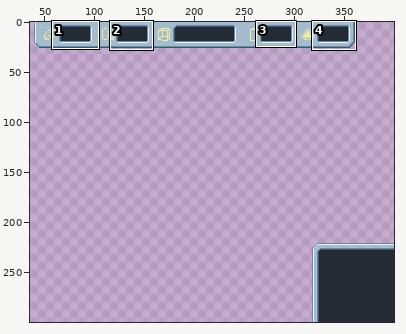
One commit to this sprite sheet: data/images/space-ui.png. The first picture is a wide view before the edit; the outline marks the close-up.
Close-up. Before:
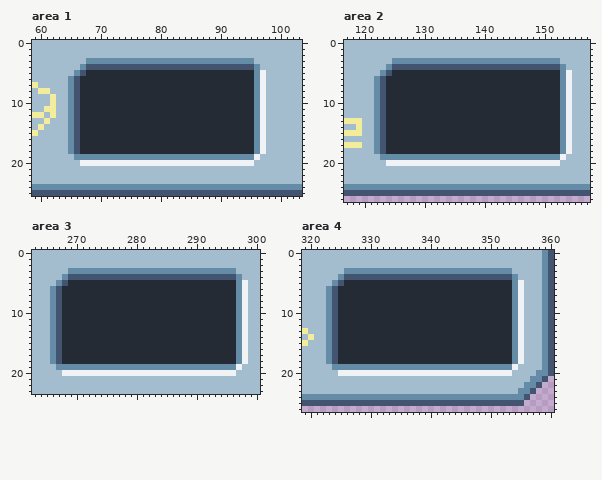
The file is 400x300 pixels. Shown: area 1: x 59..103, y 0..25; area 2: x 117..157, y 0..26; area 3: x 263..300, y 0..23; area 4: x 319..360, y 0..26. The wide view leaves out empty margins. The commit also changed other parts of the picture, which this record leaves out.
And afterwards:
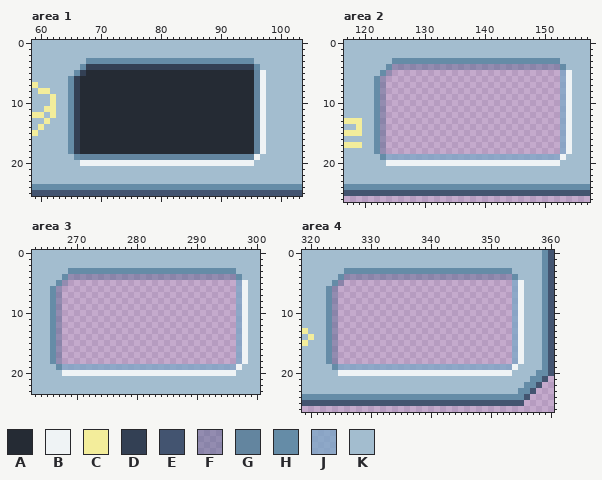
Palette (. is transparent): A #252b34  B #eff3f5  C #f3ed9b  D #334054  E #435470  F #49608666  G #63859f  H #658ca7  J #7aa7c7bb  K #a3bdcf
What changed:
Changed rows in their new state; - is an unchanged pixel.
Area 1:
first column x 66:
 4 --DDDDDDDDDDDDDDDDDDDDDDDDDDDD-
 5 -D----------------------------G
 6 D-----------------------------G
 7 D-----------------------------G
 8 D-----------------------------G
 9 D-----------------------------G
10 D-----------------------------G
11 D-----------------------------G
12 D-----------------------------G
13 D-----------------------------G
14 D-----------------------------G
15 D-----------------------------G
16 D-----------------------------G
17 D-----------------------------G
18 D-----------------------------G
19 -GGGGGGGGGGGGGGGGGGGGGGGGGGGGG-
Area 2:
first column x 123:
 4 --FFFFFFFFFFFFFFFFFFFFFFFFFFFF-
 5 -F............................J
 6 F.............................J
 7 F.............................J
 8 F.............................J
 9 F.............................J
10 F.............................J
11 F.............................J
12 F.............................J
13 F.............................J
14 F.............................J
15 F.............................J
16 F.............................J
17 F.............................J
18 F.............................J
19 -JJJJJJJJJJJJJJJJJJJJJJJJJJJJJ-
Area 3:
first column x 267:
 4 --FFFFFFFFFFFFFFFFFFFFFFFFFFFF-
 5 -F............................J
 6 F.............................J
 7 F.............................J
 8 F.............................J
 9 F.............................J
10 F.............................J
11 F.............................J
12 F.............................J
13 F.............................J
14 F.............................J
15 F.............................J
16 F.............................J
17 F.............................J
18 F.............................J
19 -JJJJJJJJJJJJJJJJJJJJJJJJJJJJJ-
Area 4:
first column x 324:
 4 --FFFFFFFFFFFFFFFFFFFFFFFFFFFF-
 5 -F............................J
 6 F.............................J
 7 F.............................J
 8 F.............................J
 9 F.............................J
10 F.............................J
11 F.............................J
12 F.............................J
13 F.............................J
14 F.............................J
15 F.............................J
16 F.............................J
17 F.............................J
18 F.............................J
19 -JJJJJJJJJJJJJJJJJJJJJJJJJJJJJ-
Boxes around the changes in both close-ups, in picture pixels (x1, y1, x2, y2):
changed: (74, 64, 260, 160)
changed: (380, 64, 566, 160)
changed: (56, 274, 242, 370)
changed: (332, 274, 518, 370)
